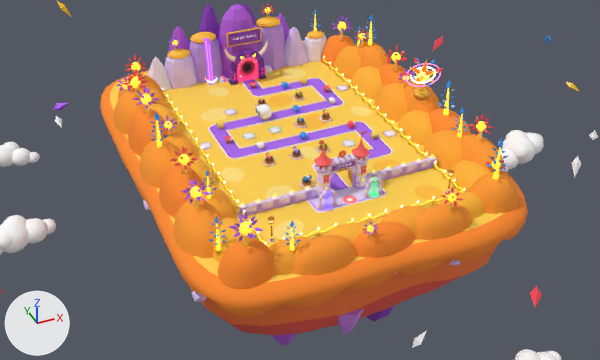
Before and after pictures for a commit that changed the Blender file assets/models/bases/the_big_bang_base.blend.
Rendered twice from the file's camera 'Camera'. Arrows for +X, +Y and +Z are at lower left; the lights stay in place. The first picture is the older version.

Objects in the first picture: 'Base_Backdrop', 'Base_Cliff', 'Base_Dressing', 'Base_Gate', 'Base_GateTrim', 'Base_Glow', 'Base_Ground', 'Base_Portal', 'Base_Road', 'Base_Trees', 'RenderOnly_Placeholders', 'RenderOnly_Sky' and 3 more.
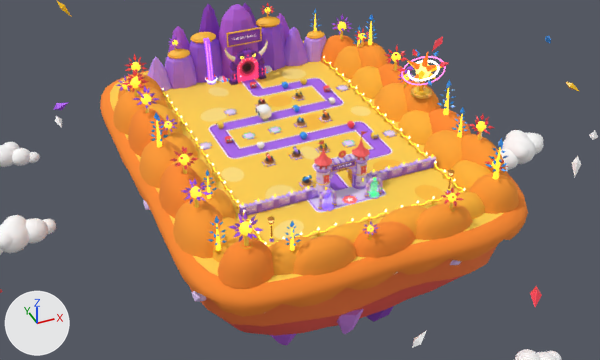
Patch to the scene script:
```diff
--- a/assets/models/bases/the_big_bang_base.blend.py
+++ b/assets/models/bases/the_big_bang_base.blend.py
@@ mat_cc98ff @@
+mat_cc98ff = principled_material('CC98FF')
+mat_cc98ff.base_color = (0.612, 0.32, 1.0)  # purple #cd99ff
+mat_cc98ff.roughness = 0.6
@@ mat_b478f4 @@
+mat_b478f4 = principled_material('B478F4')
+mat_b478f4.base_color = (0.465, 0.19, 0.908)  # purple #b679f4
+mat_b478f4.roughness = 0.6
@@ mat_9858e8 @@
+mat_9858e8 = principled_material('9858E8')
+mat_9858e8.base_color = (0.32, 0.0963, 0.812)  # purple #9957e9
+mat_9858e8.roughness = 0.6
@@ mat_c9a0ff @@
+mat_c9a0ff = principled_material('C9A0FF')
+mat_c9a0ff.base_color = (0.592, 0.359, 1.0)  # purple #caa2ff
+mat_c9a0ff.roughness = 0.6
@@ mat_9a68e8 @@
+mat_9a68e8 = principled_material('9A68E8')
+mat_9a68e8.base_color = (0.33, 0.139, 0.812)  # purple #9b68e9
+mat_9a68e8.roughness = 0.6
@@ mat_ebd8ff @@
+mat_ebd8ff = principled_material('EBD8FF')
+mat_ebd8ff.base_color = (0.836, 0.694, 1.0)  # pale blue #ecd9ff
+mat_ebd8ff.roughness = 0.6
@@ me_base_gate @@
 me_base_gate.from_pydata(...)  # 5036 vertices, 5104 faces; spans x -55.5..55.5, y -8.8..14.1, z 0.0..32.8
 # used by ob_base_gate; location = (0.0, 14.0, 0.0); rotation_euler = (0.0, 0.0, 3.142), in degrees (0, 0, 180)
+# me_base_gate part 1: 694 faces spanning x -55.3..55.3, y -4.4..4.4, z 0.0..17.9 switch from mat_be96f0 (purple #bf97f0) to mat_9a68e8 (purple #9b68e9)
+# me_base_gate part 2: 1046 faces spanning x -55.3..55.3, y -4.4..14.1, z 0.1..17.7 switch from mat_e4ccff (purple #e5cdff) to mat_c9a0ff (purple #caa2ff)
+# me_base_gate part 3: 1066 faces spanning x -55.5..55.5, y -4.2..4.2, z 1.3..19.2 switch from mat_f8ecff (white #f8edff) to mat_ebd8ff (pale blue #ecd9ff)
 me_base_gate.materials.append(mat_ffc61a)
@@ me_base_glow @@
-me_base_glow.from_pydata(...)  # 3376 vertices, 3180 faces; spans x -81.0..84.0, y -37.0..168.0, z 0.0..39.0
+me_base_glow.from_pydata(...)  # 3376 vertices, 3180 faces; spans x -81.0..87.0, y -37.0..168.0, z 0.0..44.0
+# me_base_glow part 4: 349 vertices moved from x 64.0..84.0, y 51.0..71.0, z 25.0..39.0 to x 62.0..87.0, y 48.0..74.0, z 27.0..44.0; 17 vertices removed from x 71.0..77.0, y 58.0..64.0, z 25.0..28.0; 17 vertices added at x 70.0..78.0, y 57.0..65.0, z 31.0..34.0
 me_base_glow.materials.append(mat_fffbd0)
@@ me_base_backdrop @@
 me_base_backdrop.from_pydata(...)  # 4182 vertices, 4374 faces; spans x -91.0..91.0, y -42.0..188.0, z -2.0..45.0
+# me_base_backdrop part 5: 56 of the vertices in x 69.0..79.0, y 56.0..66.0, z 17.0..25.0 are scaled about their middle by 1.23, then moved by (0.0, 0.0, 1.0)
+# me_base_backdrop part 6: 90 faces spanning x -35.0..34.0, y 153.0..174.0, z -2.0..30.0 switch from mat_be96f0 (purple #bf97f0) to mat_9858e8 (purple #9957e9)
+# me_base_backdrop part 7: 90 faces spanning x -50.0..49.0, y 152.0..171.0, z -2.0..24.0 switch from mat_e4ccff (purple #e5cdff) to mat_b478f4 (purple #b679f4)
+# me_base_backdrop part 8: 90 faces spanning x -63.0..63.0, y 152.0..169.0, z -2.0..21.0 switch from mat_f8ecff (white #f8edff) to mat_cc98ff (purple #cd99ff)
 me_base_backdrop.materials.append(mat_ff9831)
```

Boxes [x1, y1, x2, y2] around the edits, measured in the pictures (600 x 360 px; the box of a moved part takes in the faces that stretch with it):
part 1 of me_base_gate, recoloured: [239, 156, 436, 217] in both
part 2 of me_base_gate, recoloured: [246, 157, 431, 214] in both
part 3 of me_base_gate, recoloured: [239, 154, 436, 210] in both
part 4 of me_base_glow, moved or reshaped: before [405, 59, 441, 87]; after [401, 52, 446, 85]
part 5 of me_base_backdrop, moved or reshaped: before [413, 81, 430, 98]; after [411, 78, 432, 99]
part 6 of me_base_backdrop, recoloured: [189, 23, 285, 83] in both
part 7 of me_base_backdrop, recoloured (darker): [165, 27, 308, 89] in both
part 8 of me_base_backdrop, recoloured: [147, 35, 327, 91] in both
